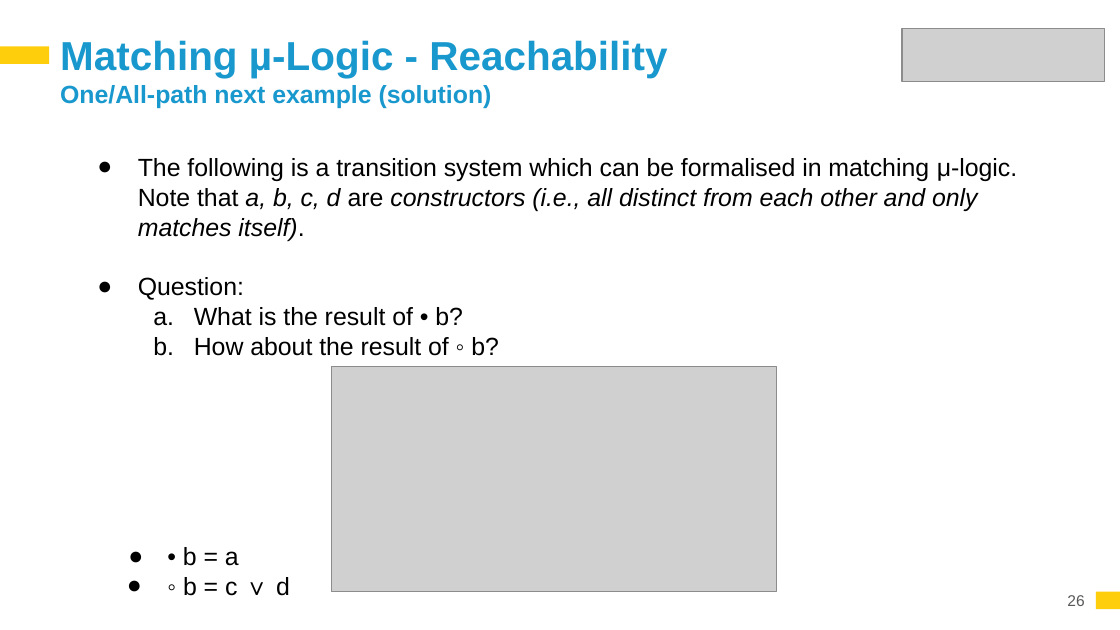
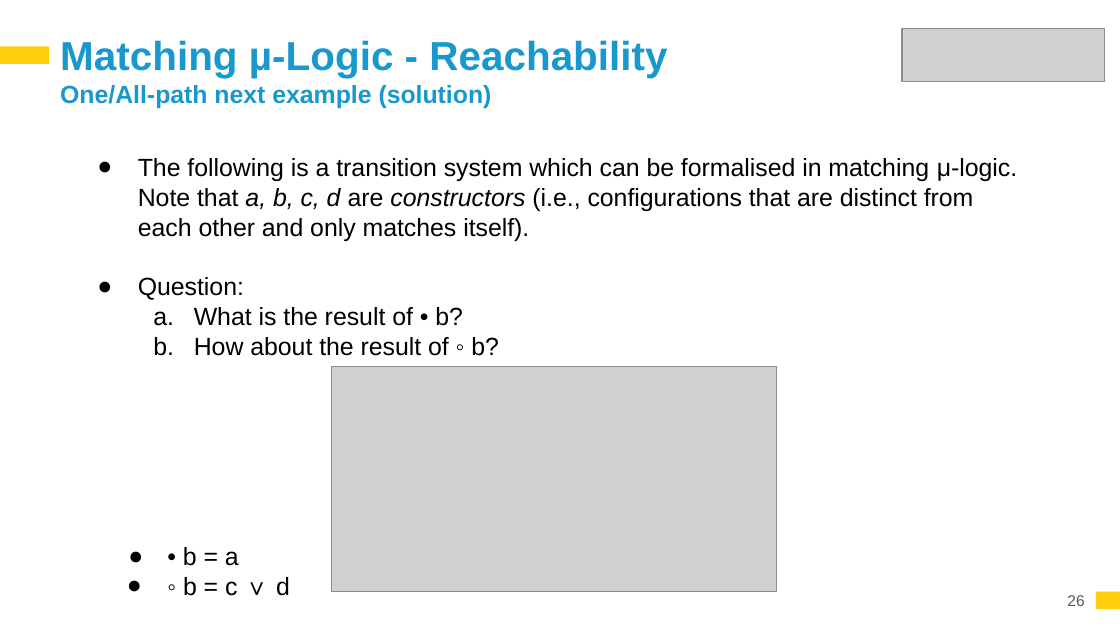
Before and after one commit to runtimeverification/k-tutorial-atva-2023, a slide deck: slide 26 of Introduction_to_K/The K Framework - AM Session.pptx. Drawn at 1120x630 pixels with LibreOffice and Linux fonts; fonts in the diff are those of the drawing; grey boxes stand for pictures. Boxes give left, top, right and bottom in pixels: in the first picture for what was removed or moved away, otherwise in the second. Text is boxed around its words. In the diff, an @@ line names an element or a change of style, - is before the commit and + after.

Commit message:
Update AM slides (#2)

```diff
--- a/Introduction_to_K/The K Framework - AM Session.pptx
+++ b/Introduction_to_K/The K Framework - AM Session.pptx
@@ text at [138, 158, 1017, 241]: text changed @@
-● The following is a transition system which can be formalised in matching μ-logic. Note that a, b, c, d are constructors (i.e., all distinct from each other and only matches itself).
+● The following is a transition system which can be formalised in matching μ-logic. Note that a, b, c, d are constructors (i.e., configurations that are distinct from each other and only matches itself).
```
Also in this commit, not shown: 2 other slides changed, 1 other file.
